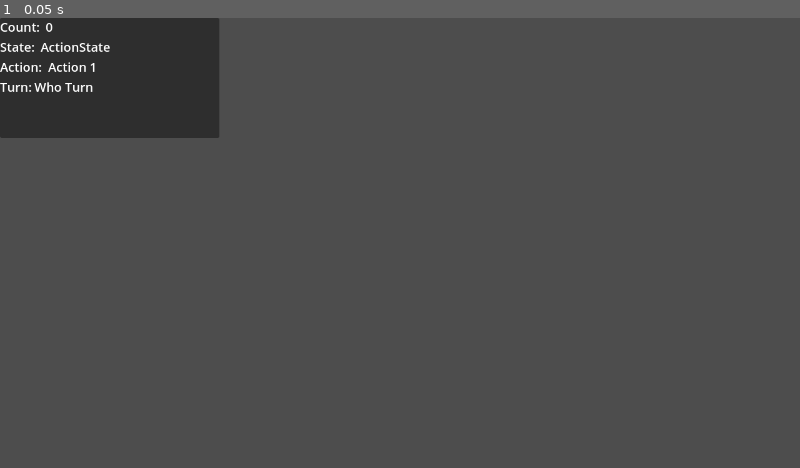
Above: before the commit, frame 1.
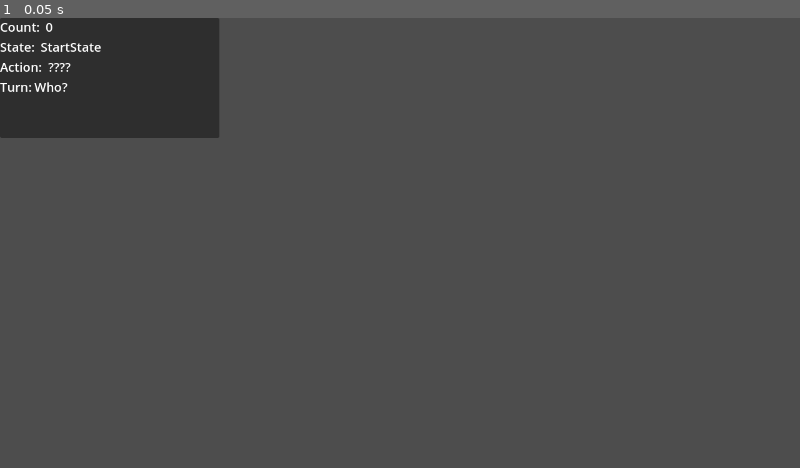
Above: after the commit, the same moment.

Repository: Comotcaiten/re_turnbase_project
Game: Godot game, scene res://test/level_testing.tscn
The game is run twice, just before and just after one commit, with the same random seed, the same clock (stepped at 60 frames per second) and the same inputs.
Inputs:
- Up to frame 1 (0.05 s): no input

The runs differ from the first frame. In frame 1, 0.2% of the frame differs, in the area x 5-14%, y 5-17%.

Commit message:
80% skill system

Diff:
--- a/src/base/SkillBase.gd
+++ b/src/base/SkillBase.gd
@@ -13,6 +13,5 @@
 
 @export_group("Components")
 @export var components: Array[SkillComponent]
-
-func run(_target: Array[UnitModel], _source: UnitModel, _battle_system: BattleSystemController) -> bool:
-  return true
+enum BreakPointMode {None, True, False}
+@export var break_point: BreakPointMode
--- a/src/components/SkillComponent.gd
+++ b/src/components/SkillComponent.gd
@@ -2,7 +2,6 @@
 class_name SkillComponent
 
 enum ConditionCheckMode {One, Amount, All} # Lấy bao nhiêu điều kiện (One chỉ cần một condition true, Amount: set up số lượng true, All - tất cả phải true)
-
 
 @export var name: String
 
@@ -16,7 +15,14 @@
 @export var conditions: Array[SkillCondition]
 @export var mechanics: Array[SkillMechanic]
 
-func run_component(_target: Array[UnitModel], _source: UnitModel, _skill: SkillBase, _battle_system: BattleSystemController):
+func run(_target: Array[UnitModel], _source: UnitModel, _skill: SkillModel, _battle_system: BattleSystemController) -> bool:
+  var is_condition_met: bool = run_component(_target, _source, _skill, _battle_system)
+  if is_condition_met:
+    for mechanic in mechanics:
+      mechanic.apply_mechanic(_target, _source, _skill, _battle_system)
+  return is_condition_met
+
+func run_component(_target: Array[UnitModel], _source: UnitModel, _skill: SkillModel, _battle_system: BattleSystemController) -> bool:
   if _target.is_empty() or _source == null or _skill == null or _battle_system == null:
     return false
 
@@ -28,28 +34,45 @@
   # Kiểm tra điều kiện
   match condition_mode:
     ConditionCheckMode.One:
-      for condition in conditions:
-        if condition == null:
-          continue
-        if condition.is_condition_met(_target, _source, _skill, _battle_system):
-          is_condition_met = true
-          break
+      is_condition_met = run_check_one(_target, _source, _skill, _battle_system)
     ConditionCheckMode.Amount:
-      var counter: int = 0
-      for condition in conditions:
-        if condition == null:
-          continue
-        if condition.is_condition_met(_target, _source, _skill, _battle_system):
-          counter += 1
-        if counter == amount_for_mode_amount:
-          is_condition_met = true
-          break
+      is_condition_met = run_check_amount(_target, _source, _skill, _battle_system)
     ConditionCheckMode.All:
-      is_condition_met = true
-      for condition in conditions:
-        if condition == null:
-          continue
-          if !condition.is_condition_met(_target, _source, _skill, _battle_system):
-            is_condition_met = false
-            break
+      is_condition_met = run_check_all(_target, _source, _skill, _battle_system)
+  return is_condition_met
+
+func run_check_one(_target: Array[UnitModel], _source: UnitModel, _skill: SkillModel, _battle_system: BattleSystemController) -> bool:
+  if conditions == []:
+    return true
+
+  for condition in conditions:
+    if condition == null:
+      continue
+    if condition.is_condition_met(_target, _source, _skill, _battle_system):
+      return true
   return false
+
+func run_check_amount(_target: Array[UnitModel], _source: UnitModel, _skill: SkillModel, _battle_system: BattleSystemController) -> bool:
+  if conditions == []:
+    return false
+
+  var counter: int = 0
+  for condition in conditions:
+    if condition == null:
+      continue
+    if condition.is_condition_met(_target, _source, _skill, _battle_system):
+      counter += 1
+    if counter == amount_for_mode_amount:
+      return true
+  return false
+
+func run_check_all(_target: Array[UnitModel], _source: UnitModel, _skill: SkillModel, _battle_system: BattleSystemController) -> bool:
+  if conditions == []:
+    return true
+
+  for condition in conditions:
+    if condition == null:
+      continue
+    if !condition.is_condition_met(_target, _source, _skill, _battle_system):
+      return false
+  return true
--- a/src/components/SkillCondition.gd
+++ b/src/components/SkillCondition.gd
@@ -2,5 +2,5 @@
 class_name SkillCondition
 
 
-func is_condition_met(_target: Array[UnitModel], _source: UnitModel, _skill: SkillBase, _battle_system: BattleSystemController) -> bool:
+func is_condition_met(_target: Array[UnitModel], _source: UnitModel, _skill: SkillModel, _battle_system: BattleSystemController) -> bool:
   return true
--- a/src/components/SkillMechanic.gd
+++ b/src/components/SkillMechanic.gd
@@ -1,5 +1,5 @@
 extends Resource
 class_name SkillMechanic
 
-func apply_mechanic(_target: Array[UnitModel], _source: UnitModel, _skill: SkillBase, _battle_system: BattleSystemController) -> bool:
+func apply_mechanic(_target: Array[UnitModel], _source: UnitModel, _skill: SkillModel, _battle_system: BattleSystemController) -> bool:
   return true
--- a/src/controllers/BattleSystemController.gd
+++ b/src/controllers/BattleSystemController.gd
@@ -45,16 +45,32 @@
 # -------------------------------------------------------------------------------------
 
 func _ready():
-  # print(turn_queue)
-  # for unit in turn_queue:
-  #   print(unit.character_base.name, ": ", unit.speed)
-
+  start_lable()
   set_panel_skill_visible(false)
   pass
 
 func _process(_delta):
   if (player_unit_group == null) or (enemy_unit_group == null):
     return
+  match state:
+    State.StartState:
+      perform_start_state()
+      return
+    # State.StartCycleState:
+    #   perform_start_cycle_state()
+    #   return
+    # State.ActionState:
+    #   perform_action_state()
+    #   return
+    # State.SkillState:
+    #   perform_skill_state()
+    #   return
+    # State.EndCycleState:
+    #   perform_end_cycle_state()
+    #   return
+    # State.EndState:
+    #   perform_end_state()
+    #   return
   return
 
 # Cycle
@@ -65,7 +81,7 @@
 
 # State
 func perform_start_state():
-  state = State.StartCycleState
+  # state = State.StartCycleState
   pass
 
 func perform_start_cycle_state():
@@ -164,3 +180,14 @@
     panel_skill.visible = _visible
 
 # Skill
+
+# Label
+func start_lable():
+  label_count_cycle.text = str(count_cycle)
+  lable_state.text = State.find_key(state)
+  lable_action.text = "????"
+  label_turn.text = "Who?"
+
+func update_label(_content: String):
+  label_count_cycle.text = str(count_cycle)
+  lable_state.text = State.find_key(state)
--- a/src/models/SkillModel.gd
+++ b/src/models/SkillModel.gd
@@ -15,3 +15,18 @@
   skill_base = _skill_base
   element = _skill_base.element
   pass
+
+func run(_target: Array[UnitModel], _source: UnitModel, _battle_system: BattleSystemController) -> bool:
+  match skill_base.break_point:
+    SkillBase.BreakPointMode.None:
+        for component in skill_base.components:
+          component.run(_target, _source, self, _battle_system)
+    SkillBase.BreakPointMode.True:
+        for component in skill_base.components:
+          if component.run(_target, _source, self, _battle_system) == true:
+            break
+    SkillBase.BreakPointMode.False:
+        for component in skill_base.components:
+          if component.run(_target, _source, self, _battle_system) == false:
+            break
+  return true
--- a/test/level_testing.tscn
+++ b/test/level_testing.tscn
@@ -41,7 +41,6 @@
 lable_action = NodePath("Control/PanelInfo/VBoxContainer/HBoxContainer3/LableActionInput")
 label_turn = NodePath("Control/PanelInfo/VBoxContainer/HBoxContainer4/LableTurnInput")
 panel_skill = NodePath("Control/PanelSkill")
-max_cycle = null
 
 [node name="PlayerGroup" type="Node3D" parent="."]
 script = ExtResource("2_j7rkn")
@@ -78,6 +77,7 @@
 metadata/_edit_use_anchors_ = true
 
 [node name="PanelSkill" type="Panel" parent="Control"]
+visible = false
 layout_mode = 1
 anchors_preset = 15
 anchor_right = 1.0
